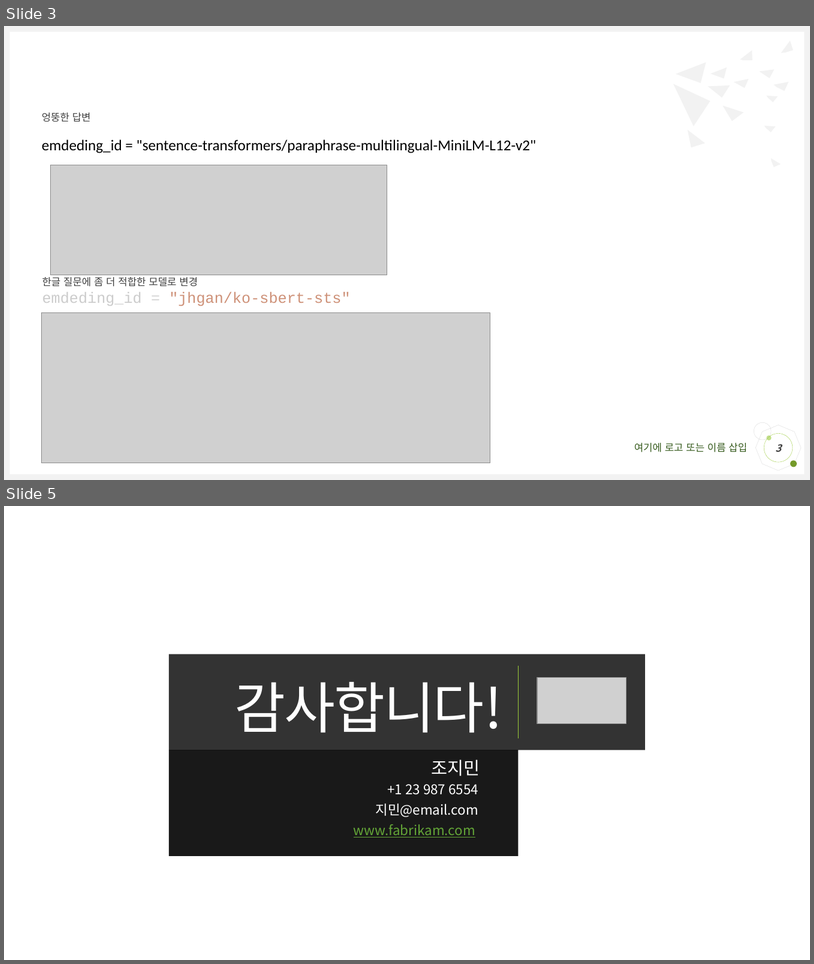
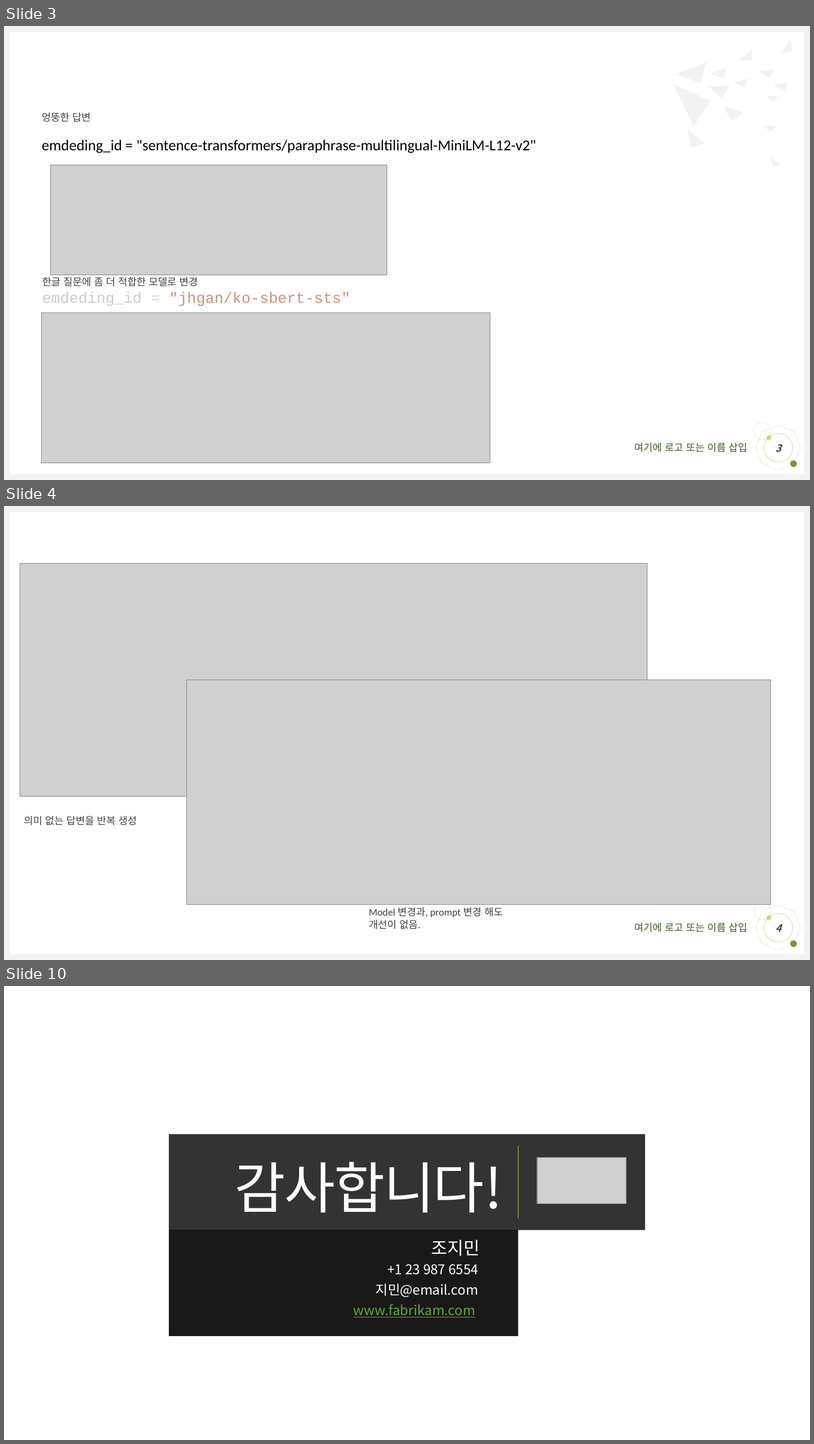
Before and after one commit to Wonchul08Lee/GenAI, a slide deck: Report.pptx. Shown one above the other, each under a label of ours: slides 3 and 5 before the commit, slides 3, 4 and 10 after it; the slides between them are not shown. The pictures are 814x964 and 814x1444 pixels, drawn with LibreOffice and Linux fonts; fonts in the diff are those of the drawing; grey boxes stand for pictures; background and template pictures are left out. Boxes give left, top, right and bottom in pixels: in the first picture for what was removed or moved away, otherwise in the second. Text is boxed around its words. In the diff, an @@ line names an element or a change of style, - is before the commit and + after.

```diff
--- a/Report.pptx
+++ b/Report.pptx
@@ slide 4 added at box(4, 506, 810, 960), background #FFFFFF; not listed: 9 template elements that a slide beside it also shows @@
@@ picture added at box(20, 563, 648, 796) @@
@@ picture added at box(186, 679, 771, 904) @@
@@ text added at box(24, 816, 137, 825), 12 pt, text #404040 @@
+의미 없는 답변을 반복 생성
@@ text added at box(369, 907, 503, 929), 12 pt, text #404040 @@
+Model 변경과, prompt 변경 해도 개선이 없음.
@@ page number added at box(764, 913, 793, 942), outline #9ACB39 0.25 pt, 12 pt, text #404040, bold, italic @@
+4
@@ what was slide 5 is now slide 10 @@
```
Also in this commit, not shown: 5 other slides added, 1 slide removed.
